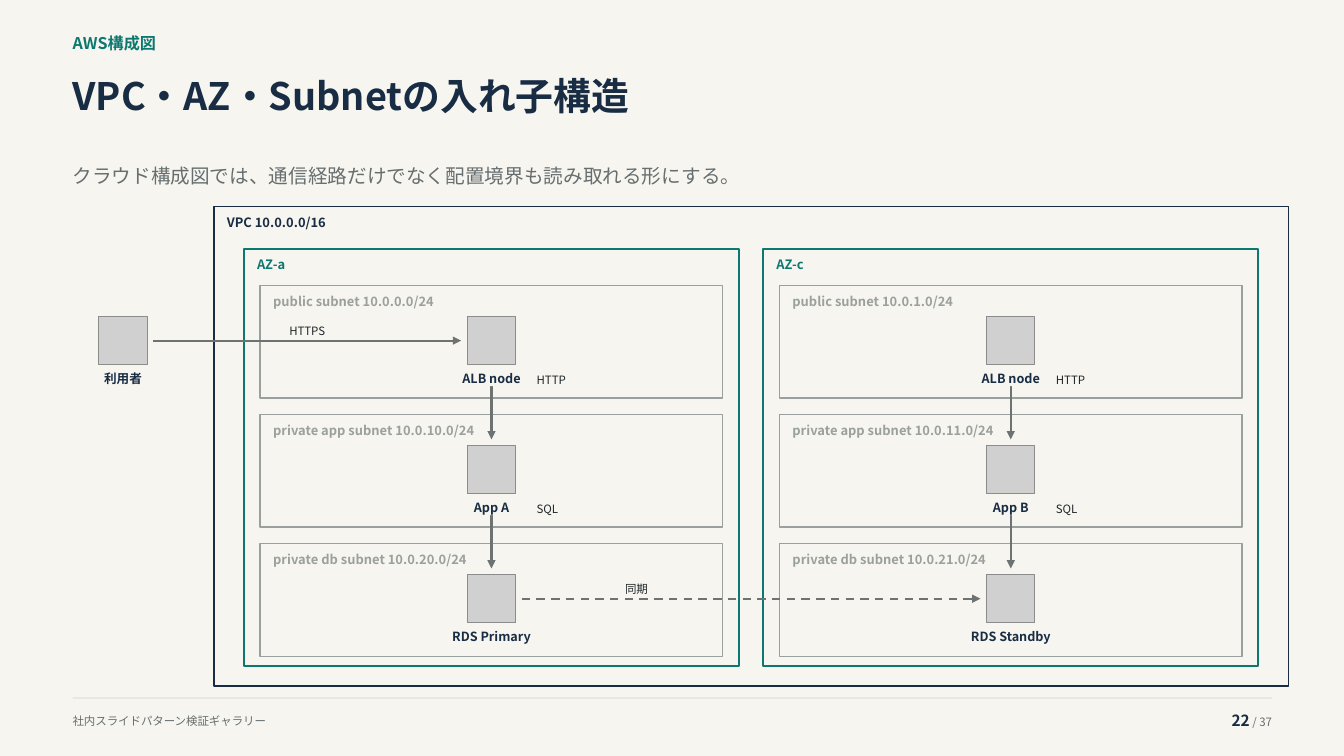
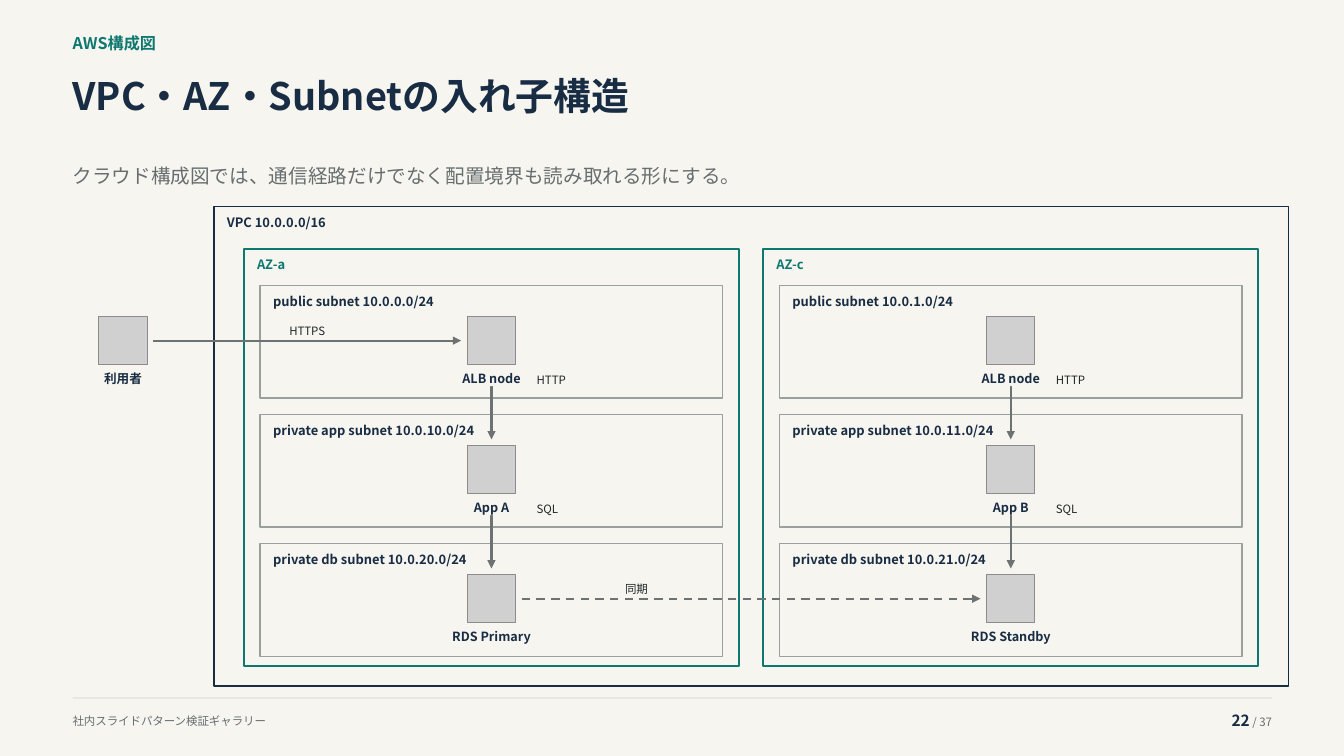
Before and after one commit to thinas1115/pptxdsl, a slide deck: slide 22 of examples/gallery/pattern_gallery.pptx. Drawn at 1344x756 pixels with LibreOffice and Linux fonts; fonts in the diff are those of the drawing; grey boxes stand for pictures. Boxes give left, top, right and bottom in pixels: in the first picture for what was removed or moved away, otherwise in the second. Text is boxed around its words. In the diff, an @@ line names an element or a change of style, - is before the commit and + after.

```diff
--- a/examples/gallery/pattern_gallery.pptx
+++ b/examples/gallery/pattern_gallery.pptx
@@ text colour #9AA09E to #182C43 in 6 elements at (273,292,446,309), (273,421,487,438), (273,551,480,567), (792,292,965,309), (792,421,1006,438), (792,551,999,567) @@
```
Also in this commit, not shown: 6 other files.
